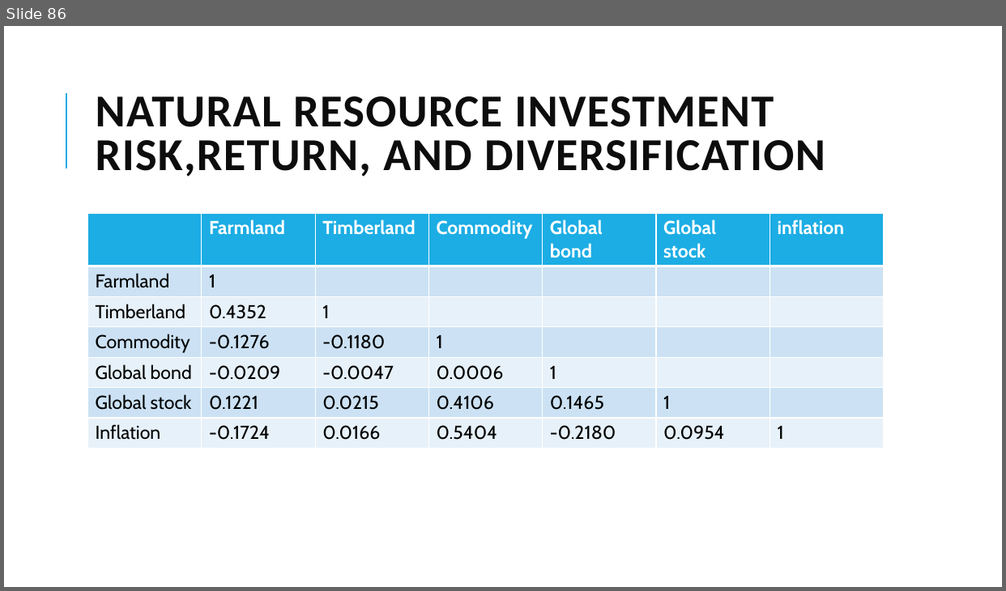
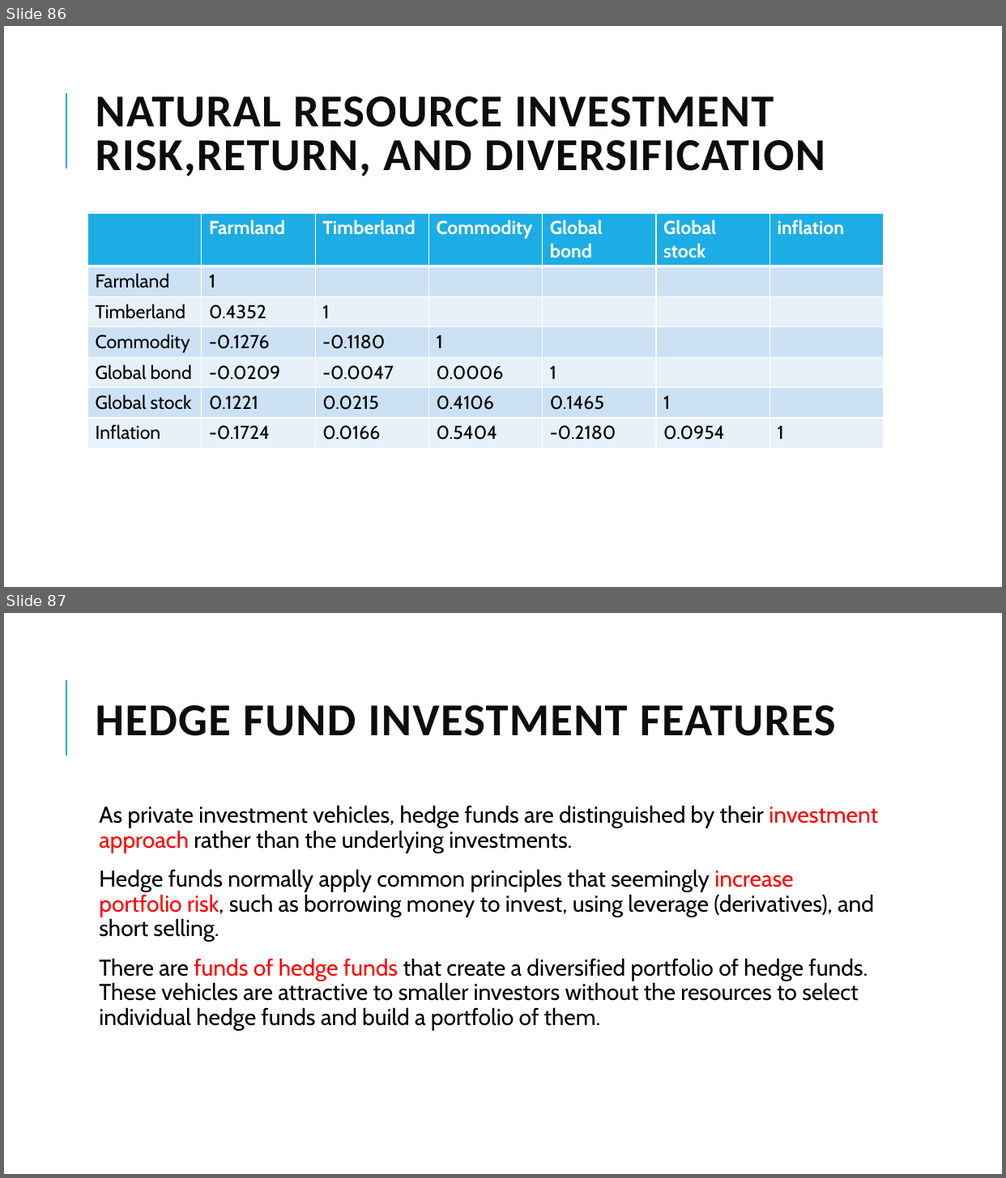
Before and after one commit to Isco0530/data, a slide deck: 2024Alternative.pptx. Shown one above the other, each under a label of ours: slide 86 before the commit, slides 86 and 87 after it. The pictures are 1006x591 and 1006x1178 pixels, drawn with LibreOffice and Linux fonts; fonts in the diff are those of the drawing. Boxes give left, top, right and bottom in pixels: in the first picture for what was removed or moved away, otherwise in the second. Text is boxed around its words. In the diff, an @@ line names an element or a change of style, - is before the commit and + after.

```diff
--- a/2024Alternative.pptx
+++ b/2024Alternative.pptx
@@ slide 87 added at box(4, 613, 1002, 1174), background #FFFFFF; not listed: 1 template element that a slide beside it also shows @@
@@ title added at box(96, 705, 836, 736), 44 pt, text #0D0D0D, bold @@
+HEDGE FUND INVESTMENT FEATURES
@@ text added at box(99, 805, 878, 1030), 22 pt, text #000000 @@
+  As private investment vehicles, hedge funds are distinguished by their investment approach rather than the underlying investments.
+  Hedge funds normally apply common principles that seemingly increase portfolio risk, such as borrowing money to invest, using leverage (derivatives), and short selling.
+  There are funds of hedge funds that create a diversified portfolio of hedge funds. These vehicles are attractive to smaller investors without the resources to select individual hedge funds and build a portfolio of them.
```
Also in this commit, not shown: 3 slides changed, 6 other slides added.
